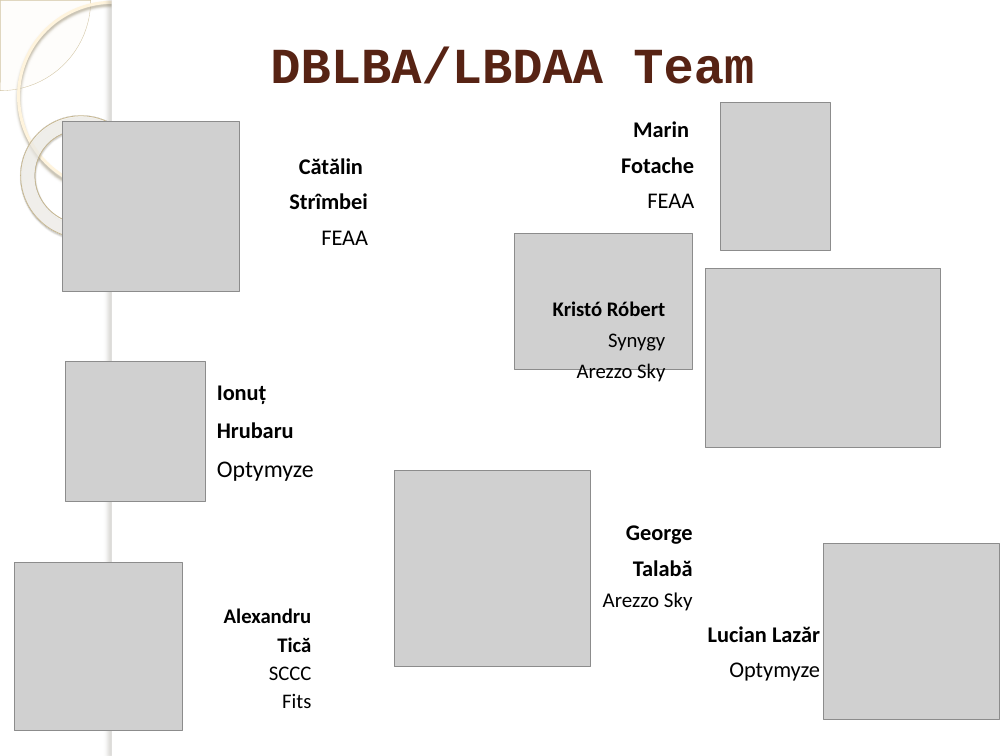
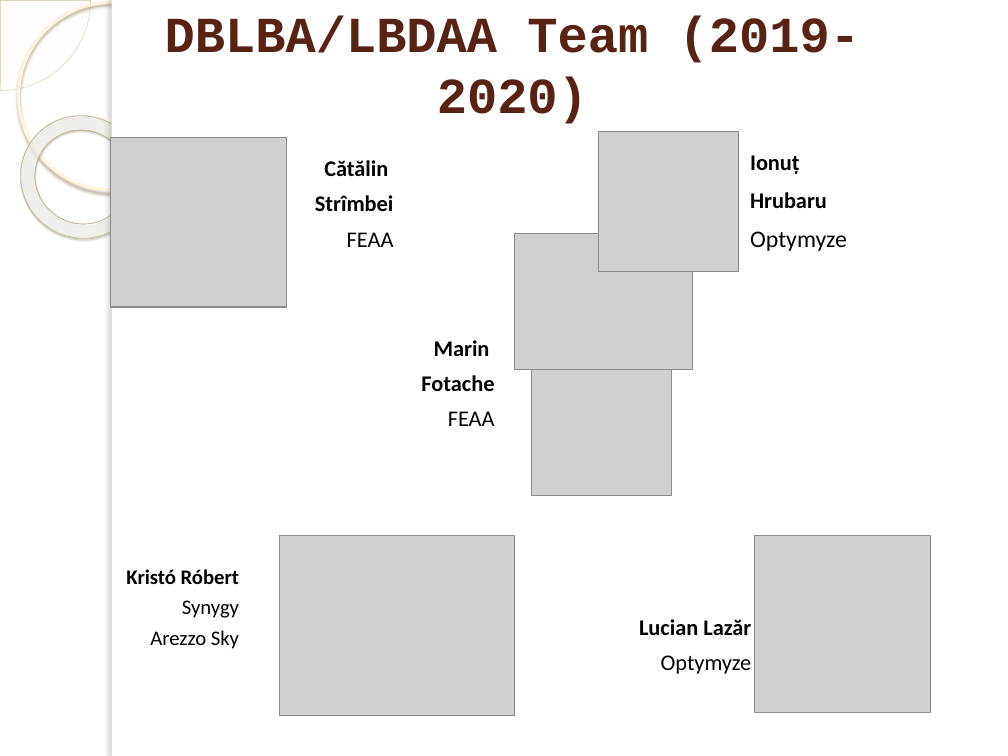
Before and after one commit to marinfotache/Database-Logic-in-Business-Applications, a slide deck: slide 15 of 00_DBLBA - course outline/00_DBLBA__Course_Outline.pptx. Drawn at 1008x756 pixels with LibreOffice and Linux fonts; fonts in the diff are those of the drawing; grey boxes stand for pictures; background and template pictures are left out. Boxes give left, top, right and bottom in pixels: in the first picture for what was removed or moved away, otherwise in the second. Text is boxed around its words. In the diff, an @@ line names an element or a change of style, - is before the commit and + after.

```diff
--- a/00_DBLBA - course outline/00_DBLBA__Course_Outline.pptx
+++ b/00_DBLBA - course outline/00_DBLBA__Course_Outline.pptx
@@ title at (x1=165, y1=16, x2=860, y2=124): text changed @@
-DBLBA/LBDAA Team
+DBLBA/LBDAA Team (2019-2020)
@@ picture moved from (x1=62, y1=122, x2=239, y2=291) to (x1=110, y1=137, x2=286, y2=306) @@
@@ text "Cătălin" moved from (x1=289, y1=158, x2=368, y2=245) to (x1=315, y1=160, x2=394, y2=247) @@
@@ picture moved from (x1=66, y1=362, x2=206, y2=502) to (x1=599, y1=132, x2=739, y2=272) @@
@@ text "Ionuț" moved from (x1=217, y1=385, x2=314, y2=481) to (x1=750, y1=155, x2=847, y2=251) @@
@@ text "Marin" moved from (x1=621, y1=121, x2=694, y2=208) to (x1=421, y1=340, x2=495, y2=426) @@
@@ picture resized from (x1=721, y1=102, x2=830, y2=250) to (x1=531, y1=305, x2=671, y2=496) @@
@@ picture removed at (x1=394, y1=471, x2=590, y2=666) @@
@@ picture moved from (x1=706, y1=269, x2=940, y2=449) to (x1=279, y1=536, x2=514, y2=716) @@
@@ text removed at (x1=603, y1=525, x2=693, y2=611) @@
-George
-Talabă
-Arezzo Sky
@@ picture moved from (x1=824, y1=543, x2=1000, y2=720) to (x1=754, y1=536, x2=930, y2=713) @@
@@ picture removed at (x1=14, y1=562, x2=182, y2=731) @@
@@ text "Kristó Róbert" moved from (x1=553, y1=301, x2=665, y2=384) to (x1=126, y1=569, x2=239, y2=649) @@
@@ text removed at (x1=224, y1=608, x2=312, y2=708) @@
-Alexandru
-Tică
-SCCC
-Fits
@@ text "Lucian Lazăr" moved from (x1=708, y1=626, x2=820, y2=681) to (x1=639, y1=619, x2=752, y2=674) @@
```
Also in this commit, not shown: 3 other slides changed.
